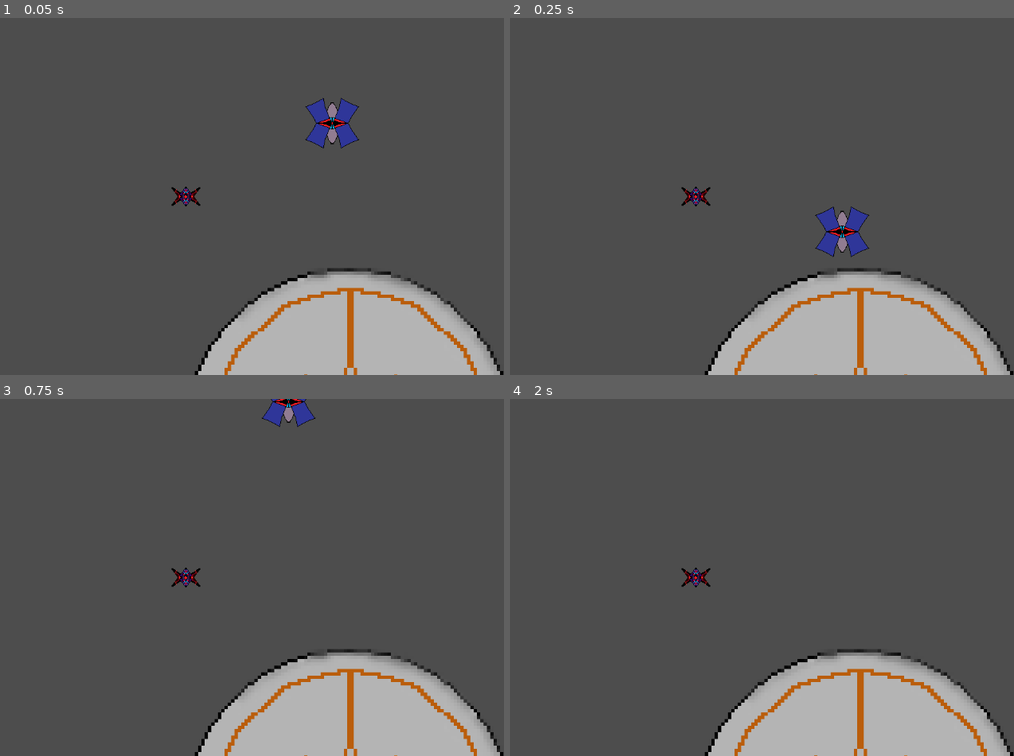
Above: before the commit, frames 1-4 (two rows, left to right).
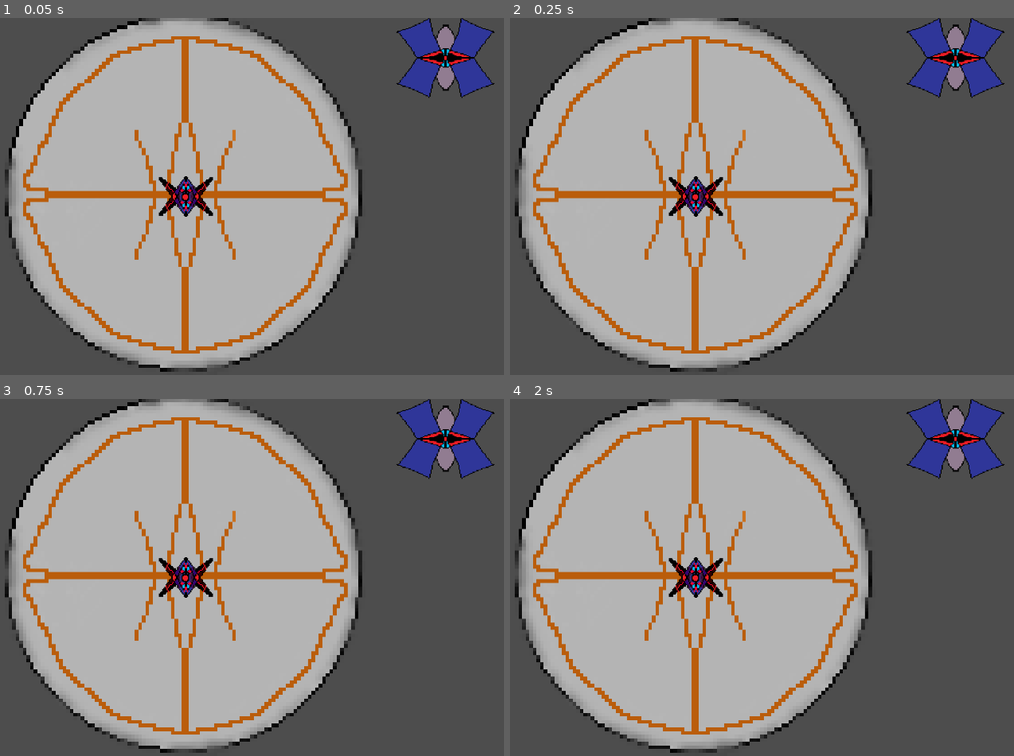
Above: after the commit, the same moments.

Repository: pepegmaer2141-cmd/parry-desvio-1
Game: Godot game, scene res://nave.tscn
Same seed, same stepped clock (60 frames per second), same inputs: the game is played once before the commit and once after it.
Inputs:
- Up to frame 1 (0.05 s): no input
- Up to frame 2 (0.25 s): no input
- Up to frame 3 (0.75 s): no input
- Up to frame 4 (2 s): tap Enter at 1.25 s

The runs differ from the first frame. In frame 1, 65% of the frame differs, in the area x 0-100%, y 0-100%; in frame 2, 65%; in frame 3, 66%; in frame 4, 65%.

Commit message:
Update nave.tscn

Diff:
--- a/parry-desvio-1/nave.tscn
+++ b/parry-desvio-1/nave.tscn
@@ -1,35 +1,45 @@
-[gd_scene load_steps=8 format=3 uid="uid://bcbbmjt4uth7y"]
+[gd_scene load_steps=12 format=3 uid="uid://bcbbmjt4uth7y"]
 
 [ext_resource type="Texture2D" uid="uid://c3p3cpfv6sqea" path="res://asssets/circulo.png" id="1_j1vys"]
 [ext_resource type="Texture2D" uid="uid://flqulg0gjkvk" path="res://asssets/pixil-frame-0.png" id="1_ltewx"]
 [ext_resource type="Texture2D" uid="uid://cfx8mi0beusxs" path="res://asssets/pixil-frame-0 (1).png" id="2_ilgfq"]
 
 [sub_resource type="CircleShape2D" id="CircleShape2D_ltewx"]
-radius = 292.0017
+radius = 323.01395
 
 [sub_resource type="RectangleShape2D" id="RectangleShape2D_ilgfq"]
 size = Vector2(39.856, 24)
+
+[sub_resource type="PhysicsMaterial" id="PhysicsMaterial_jemat"]
+
+[sub_resource type="CircleShape2D" id="CircleShape2D_jemat"]
+radius = 25.079872
 
 [sub_resource type="PhysicsMaterial" id="PhysicsMaterial_ilgfq"]
 friction = 0.0
 bounce = 1.0
 
 [sub_resource type="CircleShape2D" id="CircleShape2D_j1vys"]
-radius = 40.112343
+radius = 10.049875
+
+[sub_resource type="PhysicsMaterial" id="PhysicsMaterial_j1vys"]
+
+[sub_resource type="RectangleShape2D" id="RectangleShape2D_53dx7"]
+size = Vector2(458, 67)
 
 [node name="juego" type="Node2D"]
 position = Vector2(257, -251)
 metadata/_edit_vertical_guides_ = [-360.0]
 
 [node name="circulo exterior" type="StaticBody2D" parent="."]
-position = Vector2(-229, 531)
+position = Vector2(-525, 103)
 collision_layer = 3
 collision_mask = 2
 metadata/_edit_group_ = true
 
 [node name="Sprite2D" type="Sprite2D" parent="circulo exterior"]
-position = Vector2(3.5000238, 1.9999926)
-scale = Vector2(6.0100007, 6.0399995)
+position = Vector2(2.5000136, 0.5000248)
+scale = Vector2(6.53, 6.55)
 texture = ExtResource("1_j1vys")
 
 [node name="CollisionShape2D" type="CollisionShape2D" parent="circulo exterior"]
@@ -41,8 +51,8 @@
 
 [node name="nave" type="Sprite2D" parent="."]
 top_level = true
-position = Vector2(-267, -150)
-scale = Vector2(1.0490099, 1)
+position = Vector2(-264.24158, -144.39085)
+scale = Vector2(1.9509876, 2.0646522)
 texture = ExtResource("1_ltewx")
 metadata/_edit_group_ = true
 
@@ -59,17 +69,42 @@
 scale = Vector2(1.0009239, 1)
 metadata/_edit_group_ = true
 
-[node name="balas" type="RigidBody2D" parent="."]
-position = Vector2(-259, -65)
-collision_layer = 3
+[node name="balas" type="Sprite2D" parent="."]
+position = Vector2(-50.999954, -145)
+scale = Vector2(1.81, 1.58)
+texture = ExtResource("2_ilgfq")
+metadata/_edit_group_ = true
+
+[node name="colision parry" type="RigidBody2D" parent="balas"]
+position = Vector2(-7.1525574e-06, 7.2717667e-06)
+collision_layer = 257
+collision_mask = 257
+physics_material_override = SubResource("PhysicsMaterial_jemat")
+metadata/_edit_group_ = true
+
+[node name="CollisionShape2D" type="CollisionShape2D" parent="balas/colision parry"]
+shape = SubResource("CircleShape2D_jemat")
+debug_color = Color(0.79909915, 0.15839079, 0.9428275, 0.41960785)
+
+[node name="colision pared" type="RigidBody2D" parent="balas"]
+scale = Vector2(0.9999999, 0.9999998)
+collision_layer = 2
+collision_mask = 2
 mass = 0.001
 physics_material_override = SubResource("PhysicsMaterial_ilgfq")
-gravity_scale = 0.0
-linear_velocity = Vector2(0, 1000)
+gravity_scale = 1.246
 metadata/_edit_group_ = true
 
-[node name="CollisionShape2D" type="CollisionShape2D" parent="balas"]
+[node name="colision pared" type="CollisionShape2D" parent="balas/colision pared"]
 shape = SubResource("CircleShape2D_j1vys")
 
-[node name="Sprite2D" type="Sprite2D" parent="balas"]
-texture = ExtResource("2_ilgfq")
+[node name="StaticBody2D" type="StaticBody2D" parent="."]
+position = Vector2(-81, 84)
+collision_layer = 271
+collision_mask = 263
+physics_material_override = SubResource("PhysicsMaterial_j1vys")
+metadata/_edit_group_ = true
+
+[node name="CollisionShape2D" type="CollisionShape2D" parent="StaticBody2D"]
+position = Vector2(60, 23.5)
+shape = SubResource("RectangleShape2D_53dx7")
